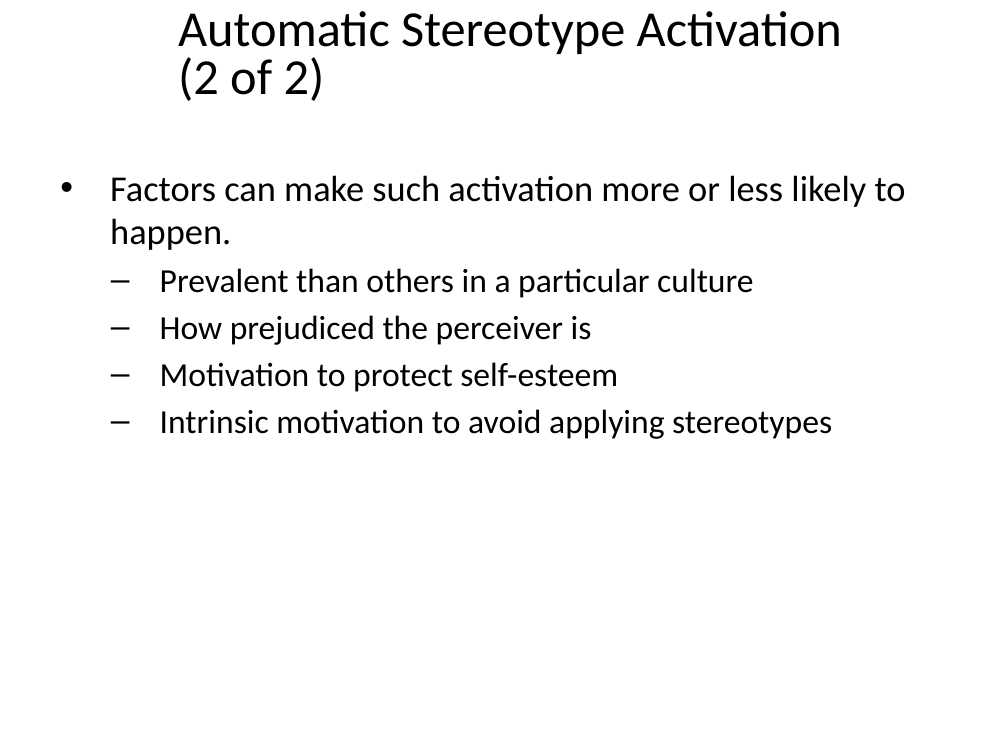
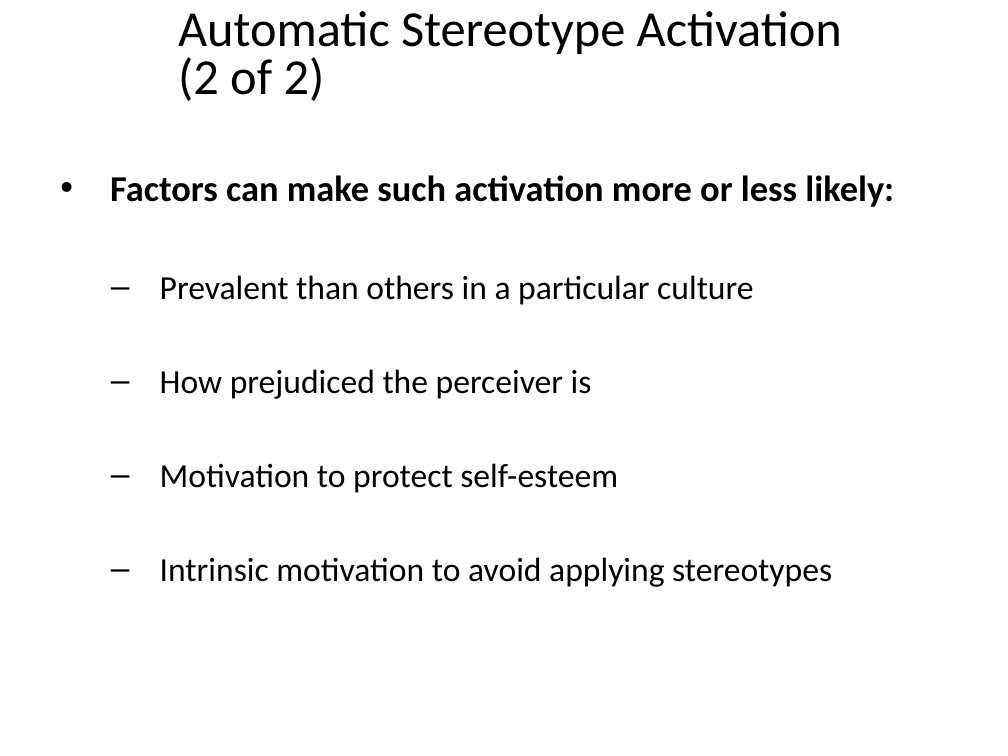
Before and after one commit to npm27/Teaching-Materials, a slide deck: slide 45 of Social Psych/Slides/6 Prejudice and Stereotypes.pptx (slide 48 before the commit). Drawn at 1008x756 pixels with LibreOffice and Linux fonts; fonts in the diff are those of the drawing. Boxes give left, top, right and bottom in pixels: in the first picture for what was removed or moved away, otherwise in the second. Text is boxed around its words. In the diff, an @@ line names an element or a change of style, - is before the commit and + after.

```diff
--- a/Social Psych/Slides/6 Prejudice and Stereotypes.pptx
+++ b/Social Psych/Slides/6 Prejudice and Stereotypes.pptx
@@ text at (110,175,894,207): text changed; bold on @@
-• Factors can make such activation more or less likely to happen.
+• Factors can make such activation more or less likely:
```
Also in this commit, not shown: 25 other slides changed, 6 slides added, 12 slides removed, 2 other files.
